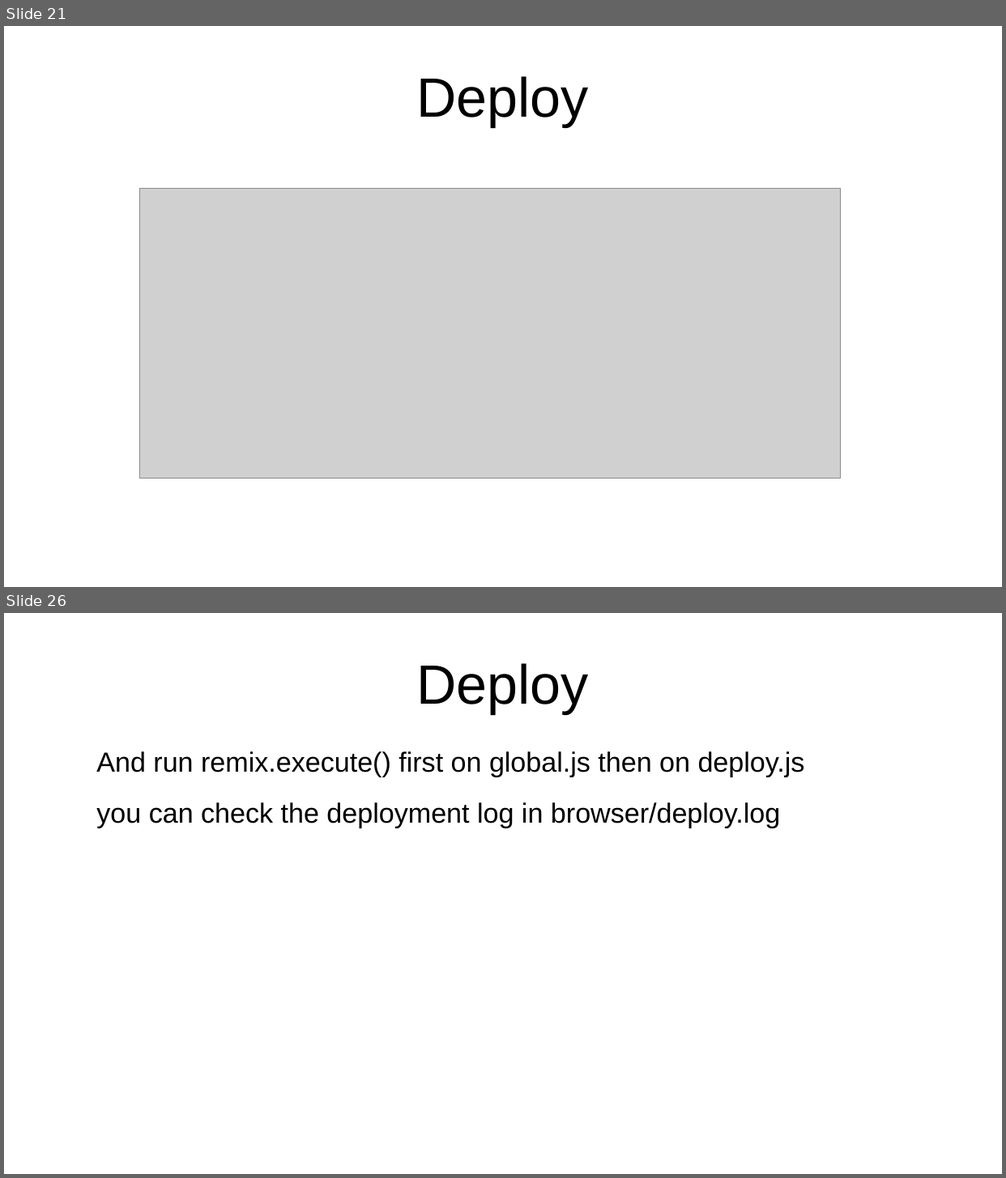
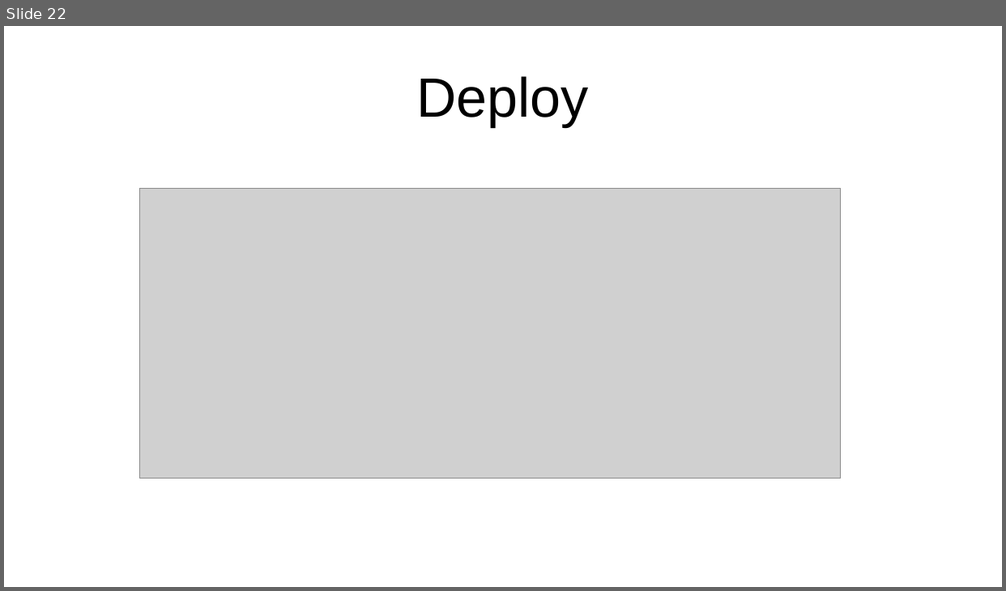
Before and after one commit to ethereum/remix-workshops, a slide deck: runningScript/proxyContract_AwardToken/ProxyContract.odp. Shown one above the other, each under a label of ours: slides 21 and 26 before the commit, slide 22 after it; the slides between them are not shown. The pictures are 1006x1178 and 1006x591 pixels, drawn with LibreOffice and Linux fonts; fonts in the diff are those of the drawing; grey boxes stand for pictures. Boxes give left, top, right and bottom in pixels: in the first picture for what was removed or moved away, otherwise in the second. Text is boxed around its words. In the diff, an @@ line names an element or a change of style, - is before the commit and + after.

```diff
--- a/runningScript/proxyContract_AwardToken/ProxyContract.odp
+++ b/runningScript/proxyContract_AwardToken/ProxyContract.odp
@@ slide 26 removed at [4,613,1002,1174], background #FFFFFF @@
@@ title removed at [417,663,589,714] @@
-Deploy
@@ text removed at [96,752,805,828] @@
-And run remix.execute() first on global.js then on deploy.js
-you can check the deployment log in browser/deploy.log
@@ what was slide 21 is now slide 22 @@
```
Also in this commit, not shown: 11 slides changed, 1 slide added, 4 other slides removed, 2 other files.
